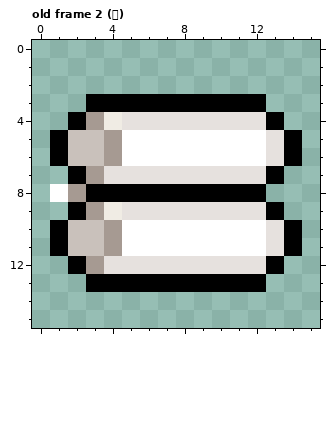
Pixel-art file -- dev/art_src/ings/ingredients.aseprite. The first picture shows the starting point.
16x16 pixels, 3 frames. Colours within 5 levels of each other are drawn and written as one. Shown: old frame 2 (떡). The commit also changed other frames, which this record leaves out.
Now the later version:
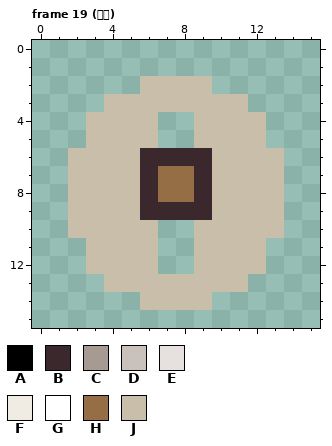
Palette (. is transparent): A #000000  B #3a282c  C #a69a92  D #c9c1bb  E #e6e1de  F #f0ece4  G #ffffff  H #966e46  J #c8beaa
A new or re-ordered frame is compared with the old frame closest to it.
Difference:
frames 3 -> 22
Changed rows in their new state; - is an unchanged pixel.
Frame 19 (당면) is new; against old frame 2 (떡):
first column x 1:
 2 -----JJJJ-----
 3 --.JJJJJJJJ.--
 4 -.JJJJ..JJJJ.-
 5 ..JJJJ..JJJJ..
 6 .JJJJBBBBJJJJ.
 7 -JJJJBHHBJJJJ-
 8 .JJJJBHHBJJJJ-
 9 -JJJJBBBBJJJJ-
10 .JJJJJ..JJJJJ.
11 ..JJJJ..JJJJ..
12 -.JJJJ..JJJJ.-
13 --.JJJJJJJJ.--
14 -----JJJJ-----
Boxes around the changes in both pictures, in picture pixels (x1, y1, x2, y2):
changed: (50, 76, 302, 310)
